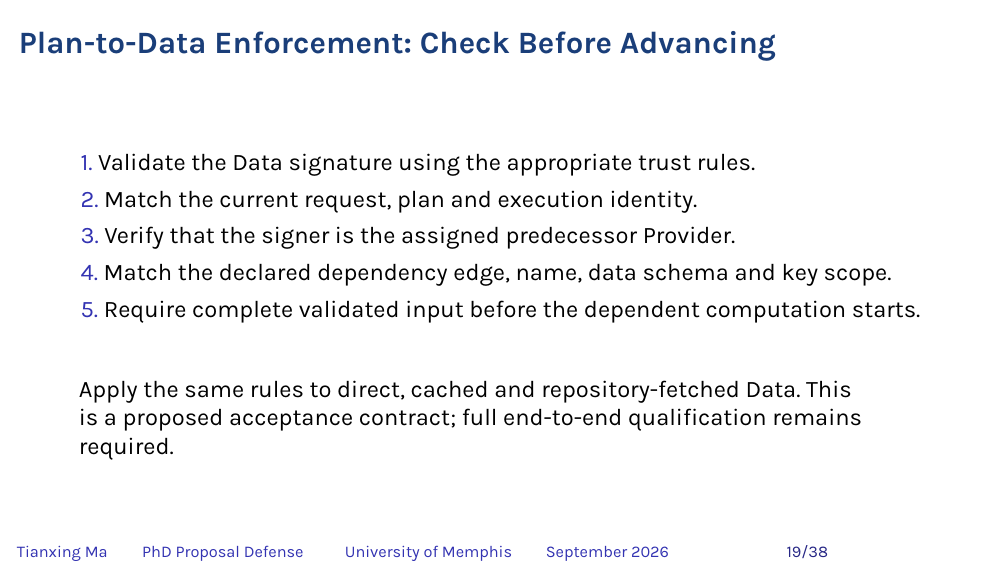
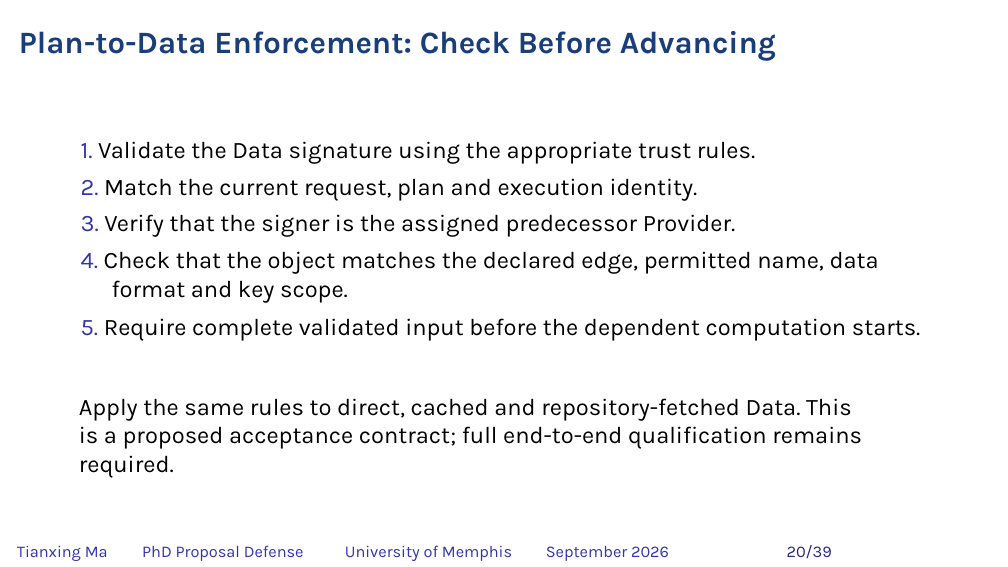
Before and after one commit to matianxing1992/NDN_Service_Framework, a slide deck: slide 20 of docs/PAPER/proposal-defense/slides/NDNSF_proposal_hybrid_editable.pptx (slide 19 before the commit). Drawn at 1008x567 pixels with LibreOffice and Linux fonts; fonts in the diff are those of the drawing; background and template pictures are left out. Boxes give left, top, right and bottom in pixels: in the first picture for what was removed or moved away, otherwise in the second. Text is boxed around its words. In the diff, an @@ line names an element or a change of style, - is before the commit and + after.

```diff
--- a/docs/PAPER/proposal-defense/slides/NDNSF_proposal_hybrid_editable.pptx
+++ b/docs/PAPER/proposal-defense/slides/NDNSF_proposal_hybrid_editable.pptx
@@ 3 texts: place and size @@
-3 texts at [81, 153, 755, 249]
+3 texts at [81, 141, 755, 237]
@@ text at [81, 251, 879, 303]: text changed @@
-4. Match the declared dependency edge, name, data schema and key scope.
+4. Check that the object matches the declared edge, permitted name, data format and key scope.
@@ text "5. Require complete validated input ...": place and size @@
-text "5. Require complete validated input ..." at [81, 300, 921, 323]
+text "5. Require complete validated input ..." at [81, 318, 921, 341]
@@ text "Apply the same rules to ...": place and size @@
-text "Apply the same rules to ..." at [79, 380, 862, 431]
+text "Apply the same rules to ..." at [79, 398, 862, 449]
@@ text at [787, 545, 832, 558]: text changed @@
-19/38
+20/39
```
Also in this commit, not shown: 36 other slides changed, 1 slide added, 25 other files.
